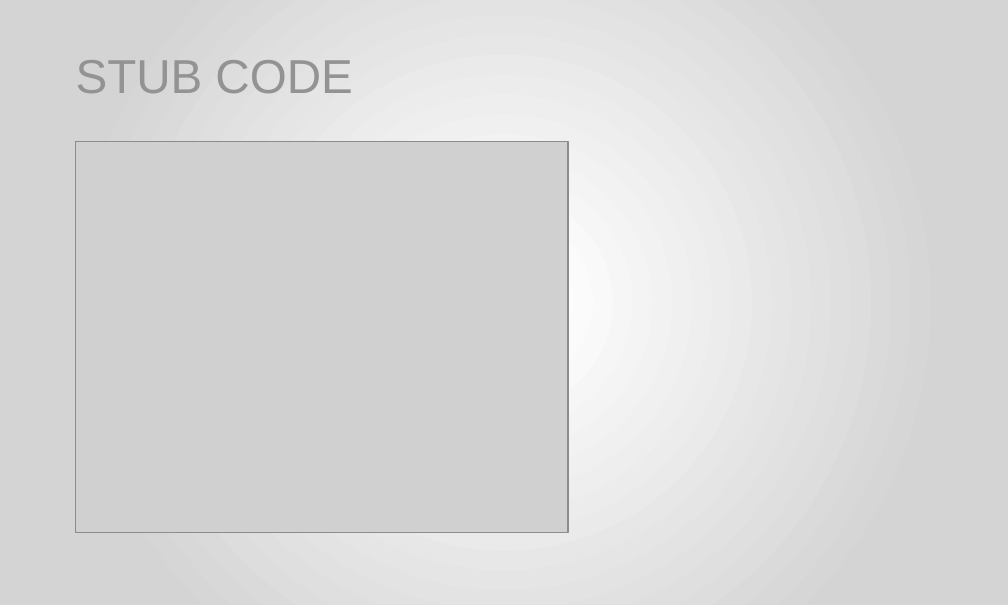
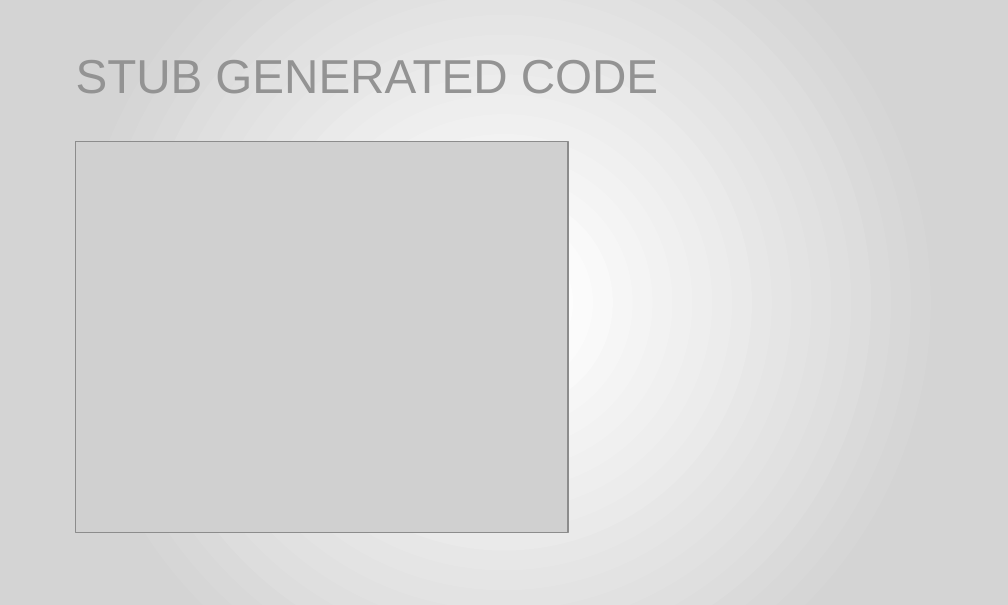
Before and after one commit to thinrichs/ExecutableSpecifications, a slide deck: slide 11 of BCC2015_BDD-ES.pptx (slide 10 before the commit). Drawn at 1008x605 pixels with LibreOffice and Linux fonts; fonts in the diff are those of the drawing; grey boxes stand for pictures; background and template pictures are left out. Boxes give left, top, right and bottom in pixels: in the first picture for what was removed or moved away, otherwise in the second. Text is boxed around its words. In the diff, an @@ line names an element or a change of style, - is before the commit and + after.

```diff
--- a/BCC2015_BDD-ES.pptx
+++ b/BCC2015_BDD-ES.pptx
@@ title at <box>76,60,658,93</box>: text changed @@
-STUB CODE
+STUB GENERATED CODE
```
Also in this commit, not shown: 3 other slides changed, 2 slides added, 1 slide removed, 8 other files.
